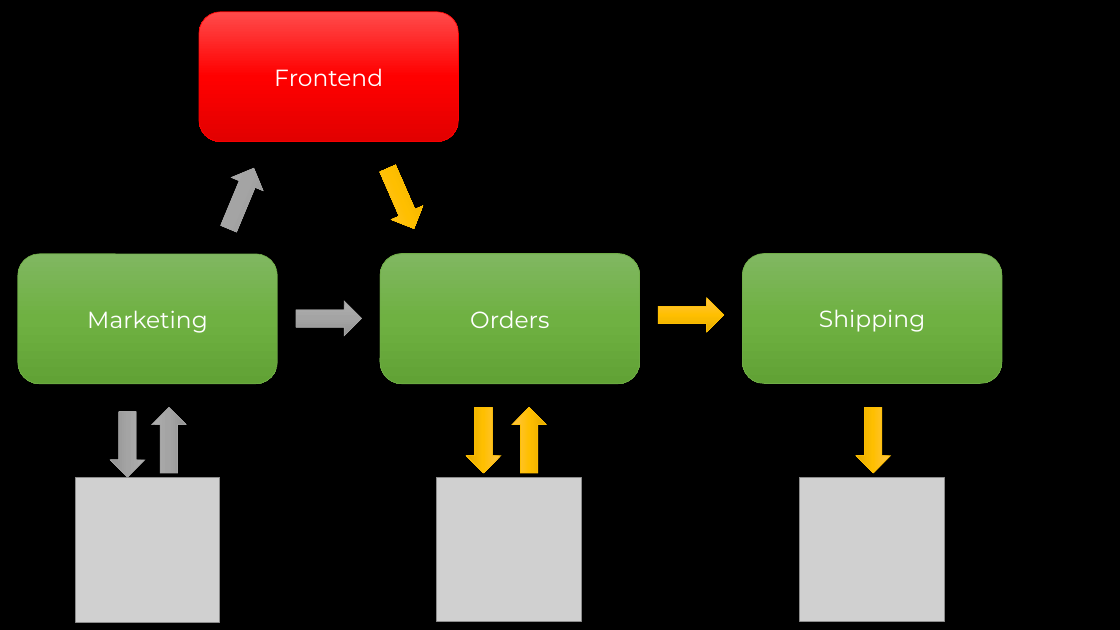
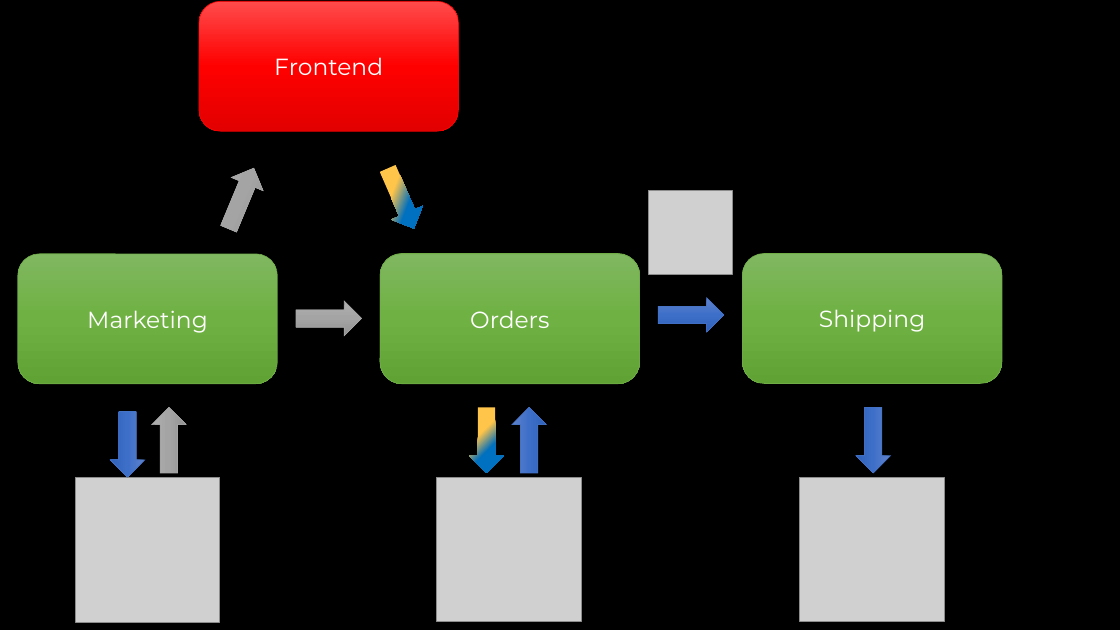
Before and after one commit to SzymonPobiega/MessagingInfrastructure, a slide deck: slide 10 of docs/images.pptx (slide 9 before the commit). Drawn at 1120x630 pixels with LibreOffice and Linux fonts; fonts in the diff are those of the drawing; grey boxes stand for pictures. Boxes give left, top, right and bottom in pixels: in the first picture for what was removed or moved away, otherwise in the second. Text is boxed around its words. In the diff, an @@ line names an element or a change of style, - is before the commit and + after.

```diff
--- a/docs/images.pptx
+++ b/docs/images.pptx
@@ rounded rectangle "Frontend": place and size @@
-rounded rectangle "Frontend" at (199,12,459,142)
+rounded rectangle "Frontend" at (199,2,459,132)
@@ right arrow at (372,162,430,236): fill gradient #FFC64B to #FFC000 to #E3AB00 to gradient #FFC64B to #0070C0; outline #FFC000 0.5 pt to none @@
@@ picture added at (649,191,733,275) @@
@@ right arrow at (110,412,145,478): fill gradient #AFAFAF to #A5A5A5 to #939393 to gradient #6183CB to #3E70CA to #3062BB; outline #A5A5A5 0.5 pt to #4472C4 0.5 pt @@
@@ right arrow at (469,408,504,473): fill gradient #FFC64B to #FFC000 to #E3AB00 to gradient #FFC64B to #0070C0; outline #FFC000 0.5 pt to none; mirrored; rotation 90 to 270 degrees @@
@@ fill gradient #FFC64B to #FFC000 to #E3AB00 to gradient #6183CB to #3E70CA to #3062BB; outline #FFC000 0.5 pt to #4472C4 0.5 pt in 3 elements at (856,408,890,473), (659,297,724,332), (512,408,547,473) @@
```
Also in this commit, not shown: 9 other slides changed, 31 slides added, 11 slides removed, 49 other files.
